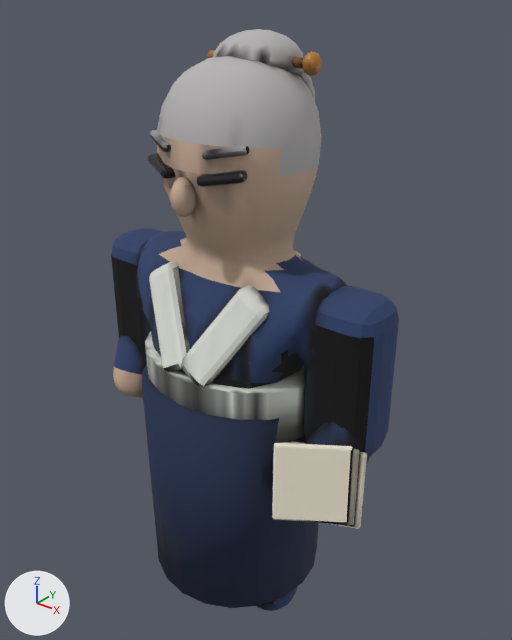
Renders of the glTF model public/models/otone.glb from each side of a commit.
Before and after are seen from a 50 mm camera at (0.553, -0.645, 0.891) aimed at (0.009, 0.035, 0.469). Arrows for +X, +Y and +Z are at lower left; the lights stay in place. The older version comes first.

The first picture shows 'otone'.
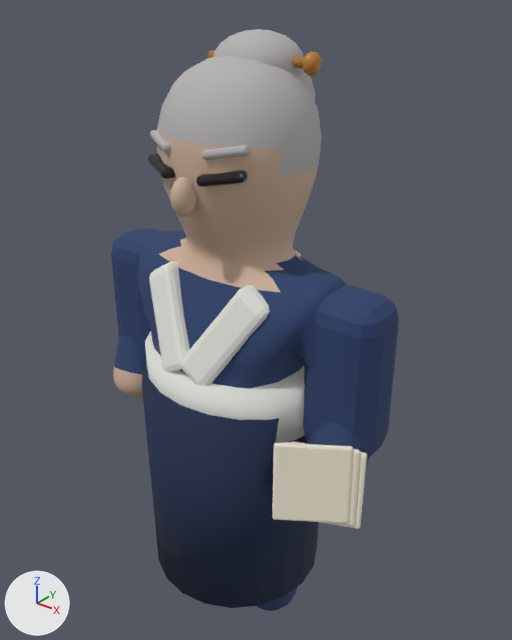
What differs and where, as boxes (x1, y1, x2, y2) in the pictures (512 x 640 px):
'otone', surface changed (lighter): (111, 42, 377, 611) in both

The change, as a diff of the scene's bpy script:
```diff
--- a/public/models/otone.glb.py
+++ b/public/models/otone.glb.py
@@ mat_otone_skin @@
 mat_otone_skin = principled_material('otone_skin')
-mat_otone_skin.texture = img_otone_skin_tex
+mat_otone_skin.base_color = (0.604, 0.434, 0.319)  # beige #ccb099
 mat_otone_skin.roughness = 0.72
@@ mat_otone_indigo @@
 mat_otone_indigo = principled_material('otone_indigo')
-mat_otone_indigo.texture = img_otone_indigo_tex
+mat_otone_indigo.base_color = (0.0245, 0.0509, 0.147)  # dark blue #2b406b
 mat_otone_indigo.roughness = 0.86
@@ mat_otone_deep @@
 mat_otone_deep = principled_material('otone_deep')
-mat_otone_deep.texture = img_otone_deep_tex
+mat_otone_deep.base_color = (0.01, 0.022, 0.0684)  # dark blue #19294a
 mat_otone_deep.roughness = 0.86
@@ mat_otone_white @@
 mat_otone_white = principled_material('otone_white')
-mat_otone_white.texture = img_otone_white_tex
+mat_otone_white.base_color = (0.768, 0.787, 0.729)  # white #e3e5de
 mat_otone_white.roughness = 0.8
@@ mat_otone_hair @@
 mat_otone_hair = principled_material('otone_hair')
-mat_otone_hair.texture = img_otone_hair_tex
+mat_otone_hair.base_color = (0.462, 0.448, 0.448)  # grey #b5b3b3
 mat_otone_hair.roughness = 0.88
@@ mat_otone_pin @@
 mat_otone_pin = principled_material('otone_pin')
-mat_otone_pin.texture = img_otone_pin_tex
+mat_otone_pin.base_color = (0.477, 0.196, 0.0272)  # orange #b87a2e
 mat_otone_pin.roughness = 0.45
@@ mat_otone_paper @@
 mat_otone_paper = principled_material('otone_paper')
-mat_otone_paper.texture = img_otone_paper_tex
+mat_otone_paper.base_color = (0.869, 0.807, 0.656)  # pale yellow #f0e8d4
 mat_otone_paper.roughness = 0.94
```
